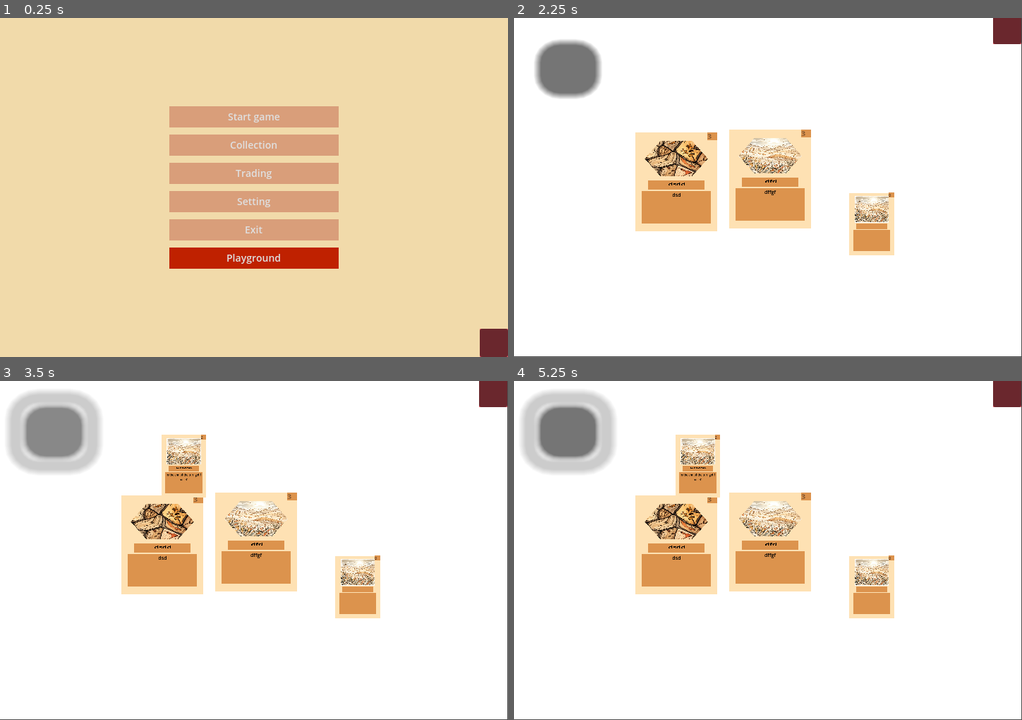
Above: before the commit, frames 1-4 (two rows, left to right).
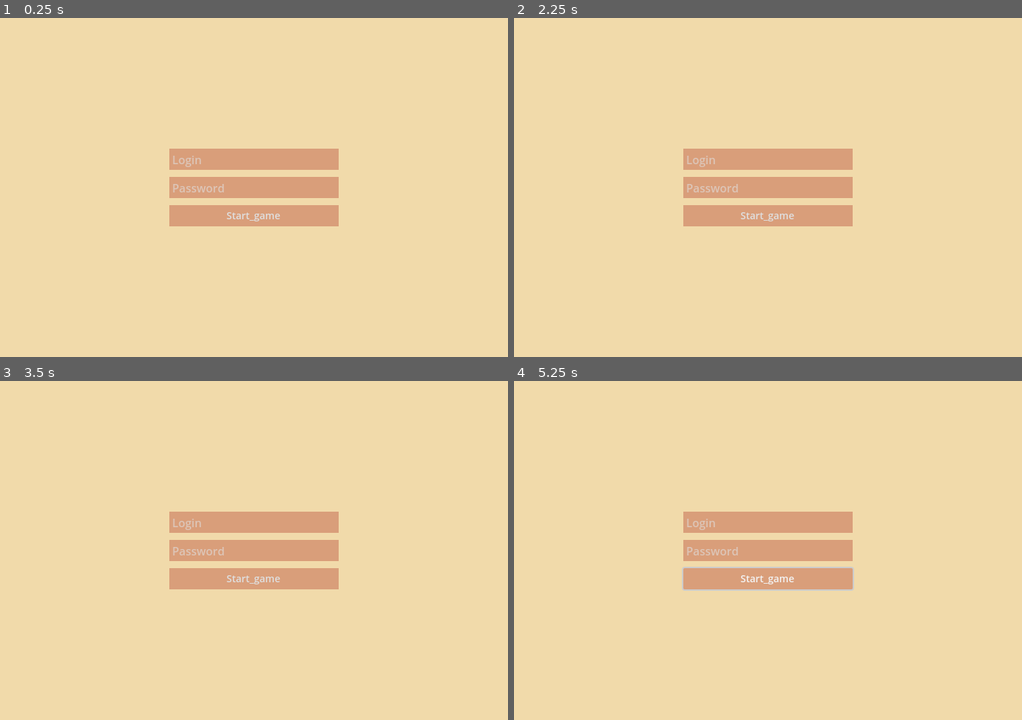
Above: after the commit, the same moments.

Repository: DarkDragonanDy/Project_card
Game: Godot game, scene res://Scenes/login.tscn
Same seed, same stepped clock (60 frames per second), same inputs: the game is played once before the commit and once after it. Before the commit the project starts from res://Scenes/node_scene.tscn.
Inputs (mouse positions are in pixels of both pictures, inside the frame that each line leads up to):
- Up to frame 1 (0.25 s): no input
- Up to frame 2 (2.25 s): click (768, 146) at 0.5 s, where only the run before the commit has a clickable "Collection"; click (1006, 343) at 1.27 s; click (768, 258) at 2 s, where only the run before the commit has a clickable "Playground"
- Up to frame 3 (3.5 s): click (55, 431) at 2.77 s
- Up to frame 4 (5.25 s): click (768, 577) at 3.5 s, where only the run after the commit has a clickable "Start_game"; click (768, 577) at 4.25 s, where only the run after the commit has a clickable "Start_game"; click (569, 431) at 5.02 s

The runs differ from the first frame. In frame 1, 11% of the frame differs, in the area x 33-100%, y 26-100%; in frame 2, 97%, in the area x 0-100%, y 0-100%; in frame 3, 96%; in frame 4, 96%.

Commit message:
week 5, day 4
Now, player login and different account saving and separate window play and data storage are available

Diff:
--- a/Scenes/batle_scene.tscn
+++ b/Scenes/batle_scene.tscn
@@ -6,10 +6,10 @@
 [ext_resource type="Texture2D" uid="uid://cjmrxbuehslmt" path="res://Sprites/Tiles/cropped-image-1x8t-3.png" id="3_dr1m7"]
 [ext_resource type="Script" uid="uid://bkanc5l2e7hjo" path="res://Scripts/Battle_scripts/Rules/economy_manager.gd" id="4_olq85"]
 [ext_resource type="Texture2D" uid="uid://bv6a68qtq1ux8" path="res://Sprites/Tiles/Tile.png" id="4_vs4tl"]
-[ext_resource type="Script" uid="uid://cqu2h4dcj2ynx" path="res://Scripts/Battle_scripts/Player/Hand_Manger.gd" id="5_7hkq8"]
+[ext_resource type="Script" uid="uid://cqu2h4dcj2ynx" path="res://Scripts/Battle_scripts/Player_folder/Hand_Manger.gd" id="5_7hkq8"]
 [ext_resource type="Script" uid="uid://c7ateak3pcpm3" path="res://Scripts/Battle_scripts/Rules/card_play_manager.gd" id="5_olq85"]
-[ext_resource type="Script" uid="uid://x7auran8vctc" path="res://Scripts/Battle_scripts/Player/deck_to_hand_manager.gd" id="6_dfds4"]
-[ext_resource type="Script" uid="uid://bhu2p4f22o6re" path="res://Scripts/button_exit_collection.gd" id="6_olq85"]
+[ext_resource type="Script" uid="uid://x7auran8vctc" path="res://Scripts/Battle_scripts/Player_folder/deck_to_hand_manager.gd" id="6_dfds4"]
+[ext_resource type="Script" uid="uid://bmdgte2fiukg6" path="res://Scripts/Player_setting/button_menue.gd" id="8_7hkq8"]
 [ext_resource type="Script" uid="uid://cfnf8oheaowdu" path="res://Scripts/Battle_scripts/Rules/hex_interaction_handler.gd" id="11_7hkq8"]
 
 [sub_resource type="TileSetAtlasSource" id="TileSetAtlasSource_ls15t"]
@@ -143,7 +143,7 @@
 layout_mode = 0
 offset_right = 40.0
 offset_bottom = 40.0
-script = ExtResource("6_olq85")
+script = ExtResource("8_7hkq8")
 
 [node name="Right_info_display" type="Control" parent="Control_lair/Game_UI"]
 anchors_preset = 0
--- a/Scenes/collection.tscn
+++ b/Scenes/collection.tscn
@@ -3,7 +3,7 @@
 [ext_resource type="Script" uid="uid://g6c6uisjo8mg" path="res://Scripts/Collection and deck mangment/item_list_collection.gd" id="1_d2ee6"]
 [ext_resource type="Script" uid="uid://bn7qb655xorr0" path="res://Scripts/Collection and deck mangment/deck_manager.gd" id="1_f77j5"]
 [ext_resource type="Script" uid="uid://cfwdxi4w6hgyg" path="res://Scripts/Collection and deck mangment/deck_modification_manager.gd" id="2_ungwm"]
-[ext_resource type="Script" uid="uid://bhu2p4f22o6re" path="res://Scripts/button_exit_collection.gd" id="4_kthco"]
+[ext_resource type="Script" uid="uid://bmdgte2fiukg6" path="res://Scripts/Player_setting/button_menue.gd" id="5_t2cyl"]
 [ext_resource type="Script" uid="uid://cwp0crt06wulr" path="res://Scripts/Collection and deck mangment/Exit_collection.gd" id="5_u01rs"]
 
 [node name="Collection" type="Control"]
@@ -73,7 +73,7 @@
 grow_vertical = 2
 allow_reselect = true
 wraparound_items = false
-max_columns = 3
+max_columns = 0
 same_column_width = true
 script = ExtResource("1_d2ee6")
 
@@ -94,6 +94,6 @@
 layout_mode = 0
 offset_right = 40.0
 offset_bottom = 40.0
-script = ExtResource("4_kthco")
+script = ExtResource("5_t2cyl")
 
 [connection signal="pressed" from="Exit/Button" to="Exit/Button" method="_on_pressed"]
--- /dev/null
+++ b/Scenes/login.tscn
@@ -0,0 +1,79 @@
+[gd_scene load_steps=2 format=3 uid="uid://dh47y1vvktajk"]
+
+[ext_resource type="Script" uid="uid://cq3aeiivi3ihb" path="res://Scripts/Player_setting/login.gd" id="1_5cd0j"]
+
+[node name="Login" type="Control"]
+layout_mode = 3
+anchors_preset = 15
+anchor_right = 1.0
+anchor_bottom = 1.0
+grow_horizontal = 2
+grow_vertical = 2
+script = ExtResource("1_5cd0j")
+
+[node name="ColorRect" type="ColorRect" parent="."]
+offset_right = 720.0
+offset_bottom = 480.0
+color = Color(0.942962, 0.853235, 0.666468, 1)
+
+[node name="VBoxContainer" type="VBoxContainer" parent="."]
+texture_filter = 4
+layout_mode = 1
+anchors_preset = 8
+anchor_left = 0.5
+anchor_top = 0.5
+anchor_right = 0.5
+anchor_bottom = 0.5
+offset_left = -120.0
+offset_top = -240.0
+offset_right = 120.0
+offset_bottom = 240.0
+grow_horizontal = 2
+grow_vertical = 2
+theme_override_constants/separation = 10
+alignment = 1
+
+[node name="ColorRect_Start_game" type="ColorRect" parent="VBoxContainer"]
+custom_minimum_size = Vector2(240, 30)
+layout_mode = 2
+color = Color(0.850022, 0.618559, 0.478533, 1)
+
+[node name="Name_space" type="LineEdit" parent="VBoxContainer/ColorRect_Start_game"]
+layout_mode = 1
+anchors_preset = 15
+anchor_right = 1.0
+anchor_bottom = 1.0
+grow_horizontal = 2
+grow_vertical = 2
+placeholder_text = "Login"
+flat = true
+
+[node name="ColorRect_Start_game2" type="ColorRect" parent="VBoxContainer"]
+custom_minimum_size = Vector2(240, 30)
+layout_mode = 2
+color = Color(0.850022, 0.618559, 0.478533, 1)
+
+[node name="Password_space" type="LineEdit" parent="VBoxContainer/ColorRect_Start_game2"]
+layout_mode = 1
+anchors_preset = 15
+anchor_right = 1.0
+anchor_bottom = 1.0
+grow_horizontal = 2
+grow_vertical = 2
+placeholder_text = "Password"
+flat = true
+
+[node name="ColorRect_Collection" type="ColorRect" parent="VBoxContainer"]
+custom_minimum_size = Vector2(240, 30)
+layout_mode = 2
+color = Color(0.850022, 0.618559, 0.478533, 1)
+
+[node name="Login_button" type="Button" parent="VBoxContainer/ColorRect_Collection"]
+layout_mode = 0
+offset_right = 240.0
+offset_bottom = 30.0
+theme_override_font_sizes/font_size = 14
+text = "Start_game"
+flat = true
+
+[connection signal="pressed" from="VBoxContainer/ColorRect_Collection/Login_button" to="." method="_on_login_pressed"]
--- a/Scenes/node_scene.tscn
+++ b/Scenes/node_scene.tscn
@@ -1,7 +1,7 @@
 [gd_scene load_steps=3 format=3 uid="uid://27dk63qdjfix"]
 
 [ext_resource type="Script" uid="uid://cdki88re1bnhn" path="res://Scripts/menu_scene.gd" id="1_3prna"]
-[ext_resource type="Script" uid="uid://bhu2p4f22o6re" path="res://Scripts/button_exit_collection.gd" id="2_kj18g"]
+[ext_resource type="Script" uid="uid://bhu2p4f22o6re" path="res://Scripts/Player_setting/button_exit_menue.gd" id="2_kj18g"]
 
 [node name="Node_Menue" type="Control"]
 layout_mode = 3
--- a/Scenes/playground.tscn
+++ b/Scenes/playground.tscn
@@ -5,7 +5,7 @@
 [ext_resource type="Texture2D" uid="uid://cdyi4o0qrrr0a" path="res://Sprites/Tiles/cropped-image-14jv-2.png" id="3_u4ce8"]
 [ext_resource type="Script" uid="uid://fcg52rsv7rw1" path="res://Scripts/button_test.gd" id="4_qyfof"]
 [ext_resource type="Script" uid="uid://cjl057ogbfyib" path="res://Scripts/node_test.gd" id="5_3e07v"]
-[ext_resource type="Script" uid="uid://bhu2p4f22o6re" path="res://Scripts/button_exit_collection.gd" id="6_vl51c"]
+[ext_resource type="Script" uid="uid://bmdgte2fiukg6" path="res://Scripts/Player_setting/button_menue.gd" id="6_vl51c"]
 
 [sub_resource type="CanvasTexture" id="CanvasTexture_6xle2"]
 
--- a/Scripts/Collection and deck mangment/Deck_data.gd
+++ b/Scripts/Collection and deck mangment/Deck_data.gd
@@ -6,7 +6,35 @@
 var deck_modified: bool = false
 
 # Save/Load functions for persistent storage
-const SAVE_PATH = "user://deck_save.dat"
+#const SAVE_PATH = "user://deck_save.dat"
+func _notification(what):
+	if what == NOTIFICATION_WM_CLOSE_REQUEST:
+		# Сохраняем колоду перед выходом
+		DeckData.save_deck_to_file()
+		get_tree().quit()
+func load_user_deck():
+	var path = PlayerDatabase.get_user_deck_path()
+	if path == "" or not FileAccess.file_exists(path):
+		current_deck = []
+		return
+
+	var file = FileAccess.open(path, FileAccess.READ)
+	if file:
+		current_deck = file.get_var()
+		file.close()
+		print("Deck loaded for ", PlayerDatabase.current_user)
+
+func save_deck_to_file():
+	var path = PlayerDatabase.get_user_deck_path()
+	if path == "":
+		print("No user logged in!")
+		return
+
+	var file = FileAccess.open(path, FileAccess.WRITE)
+	if file:
+		file.store_var(current_deck)
+		file.close()
+		print("Deck saved for ", PlayerDatabase.current_user)
 
 func set_deck(deck_data: Array):
 	current_deck = deck_data.duplicate()
@@ -15,8 +43,9 @@
 
 func get_deck() -> Array:
 	if current_deck.is_empty():
-		load_deck_from_file()
+		load_user_deck()
 	return current_deck.duplicate()
+
 
 func add_card_to_deck(card_data: Dictionary):
 	current_deck.append(card_data)
@@ -34,18 +63,9 @@
 	deck_modified = true
 	save_deck_to_file()
 
-func save_deck_to_file():
-	var file = FileAccess.open(SAVE_PATH, FileAccess.WRITE)
-	if file:
-		file.store_var(current_deck)
-		file.close()
 
-func load_deck_from_file():
-	if FileAccess.file_exists(SAVE_PATH):
-		var file = FileAccess.open(SAVE_PATH, FileAccess.READ)
-		if file:
-			current_deck = file.get_var()
-			file.close()
+
+
 
 func get_deck_size() -> int:
 	return current_deck.size()
--- a/Scripts/Collection and deck mangment/deck_manager.gd
+++ b/Scripts/Collection and deck mangment/deck_manager.gd
@@ -91,38 +91,34 @@
 	save_deck()
 
 func save_deck():
-	var file = FileAccess.open(SAVE_PATH, FileAccess.WRITE)
-	if file:
-		file.store_var(deck_data)
-		file.close()
-		print("Deck saved successfully")
+	# Используем DeckData вместо прямого сохранения
+	DeckData.current_deck = deck_data
+	DeckData.save_deck_to_file()
 
 func load_deck():
-	if FileAccess.file_exists(SAVE_PATH):
-		var file = FileAccess.open(SAVE_PATH, FileAccess.READ)
-		if file:
-			deck_data = file.get_var()
-			file.close()
+	# Загружаем из DeckData
+	DeckData.load_user_deck()
+	deck_data = DeckData.current_deck
 
-			# Rebuild deck list from saved data
-			deck_list.clear()
-			current_card_count = 0
+	deck_list.clear()
+	current_card_count = 0
 
-			for card in deck_data:
-				# Try to load the icon
-				var icon = null
+	for card in deck_data:
+		# Try to load the icon
+		var icon = null
 
-				icon = collection_list.get_item_icon(card["collection_index"])
+		icon = collection_list.get_item_icon(card["collection_index"])
 
 
 
-				deck_list.add_item(collection_list.get_item_text(card["collection_index"]), icon)
+		deck_list.add_item(collection_list.get_item_text(card["collection_index"]), icon)
 
 
-				current_card_count += 1
+		current_card_count += 1
 
-			_update_deck_display()
-			print("Deck loaded successfully")
+	_update_deck_display()
+	print("Deck loaded successfully")
+
 
 # Get deck data for transferring to game scene
 func get_deck_data() -> Array:
--- /dev/null
+++ b/Scripts/Player_setting/Player_database.gd
@@ -0,0 +1,44 @@
+# account_database.gd - Autoload
+extends Node
+
+const ACCOUNTS_FILE = "user://accounts.dat"
+
+var accounts: Dictionary = {}  # login: {password, deck_file}
+var current_user: String = ""
+
+func _ready():
+	load_accounts()
+
+func load_accounts():
+	if FileAccess.file_exists(ACCOUNTS_FILE):
+		var file = FileAccess.open(ACCOUNTS_FILE, FileAccess.READ)
+		accounts = file.get_var()
+		file.close()
+	else:
+		# Создаем тестовые аккаунты
+		create_account("player1", "pass1")
+		create_account("player2", "pass2")
+
+func create_account(login: String, password: String) -> bool:
+	if login in accounts:
+		return false
+
+	accounts[login] = {
+		"password": password,
+		"deck_file": "user://deck_" + login + ".dat"
+	}
+	save_accounts()
+	return true
+
+func verify_login(login: String, password: String) -> bool:
+	return login in accounts and accounts[login].password == password
+
+func save_accounts():
+	var file = FileAccess.open(ACCOUNTS_FILE, FileAccess.WRITE)
+	file.store_var(accounts)
+	file.close()
+
+func get_user_deck_path() -> String:
+	if current_user in accounts:
+		return accounts[current_user].deck_file
+	return ""
--- /dev/null
+++ b/Scripts/Player_setting/button_exit_menue.gd
@@ -0,0 +1,7 @@
+extends Button
+signal play_requested
+
+
+
+func _on_pressed() -> void:
+	get_tree().change_scene_to_file("res://Scenes/login.tscn")
--- a/Scripts/button_exit_collection.gd
+++ b/Scripts/Player_setting/button_menue.gd
@@ -5,4 +5,3 @@
 
 func _on_pressed() -> void:
 	get_tree().change_scene_to_file("res://Scenes/node_scene.tscn")
-	play_requested.emit()
--- /dev/null
+++ b/Scripts/Player_setting/login.gd
@@ -0,0 +1,26 @@
+# login_screen.gd
+# login_screen.gd
+extends Control
+
+@onready var login_input: LineEdit = $VBoxContainer/ColorRect_Start_game/Name_space
+@onready var password_input: LineEdit = $VBoxContainer/ColorRect_Start_game2/Password_space
+@onready var login_button: Button = $VBoxContainer/ColorRect_Collection/Login_button
+
+
+
+
+
+#
+func _on_login_pressed() -> void:
+	var login = login_input.text
+	var password = password_input.text
+
+	if PlayerDatabase.verify_login(login, password):
+		PlayerDatabase.current_user = login
+
+
+		# Загружаем колоду пользователя
+		DeckData.load_user_deck()
+
+		await get_tree().create_timer(0.5).timeout
+		get_tree().change_scene_to_file("res://Scenes/node_scene.tscn")
--- a/project.godot
+++ b/project.godot
@@ -11,7 +11,7 @@
 [application]
 
 config/name="Card_game_project_test"
-run/main_scene="res://Scenes/node_scene.tscn"
+run/main_scene="uid://dh47y1vvktajk"
 config/features=PackedStringArray("4.4", "GL Compatibility")
 config/icon="res://Sprites/icon.svg"
 
@@ -19,11 +19,13 @@
 
 CardDatabase="*res://Scripts/Scripts_card/Card_defenition/card_database.gd"
 DeckData="*res://Scripts/Collection and deck mangment/Deck_data.gd"
+PlayerDatabase="*res://Scripts/Player_setting/Player_database.gd"
 
 [display]
 
 window/size/viewport_width=720
 window/size/viewport_height=480
+window/subwindows/embed_subwindows=false
 window/stretch/mode="canvas_items"
 
 [rendering]
Renamed: Scripts/Battle_scripts/Player/Hand_Manger.gd -> Scripts/Battle_scripts/Player_folder/Hand_Manger.gd
Renamed: Scripts/Battle_scripts/Player/Hand_Manger.gd.uid -> Scripts/Battle_scripts/Player_folder/Hand_Manger.gd.uid
Renamed: Scripts/Battle_scripts/Player/deck_to_hand_manager.gd -> Scripts/Battle_scripts/Player_folder/deck_to_hand_manager.gd
Renamed: Scripts/Battle_scripts/Player/deck_to_hand_manager.gd.uid -> Scripts/Battle_scripts/Player_folder/deck_to_hand_manager.gd.uid
Not shown, added: Scripts/Player_setting/Player_database.gd.uid
Renamed: Scripts/button_exit_collection.gd.uid -> Scripts/Player_setting/button_exit_menue.gd.uid
Not shown, added: Scripts/Player_setting/button_menue.gd.uid
Not shown, added: Scripts/Player_setting/login.gd.uid
